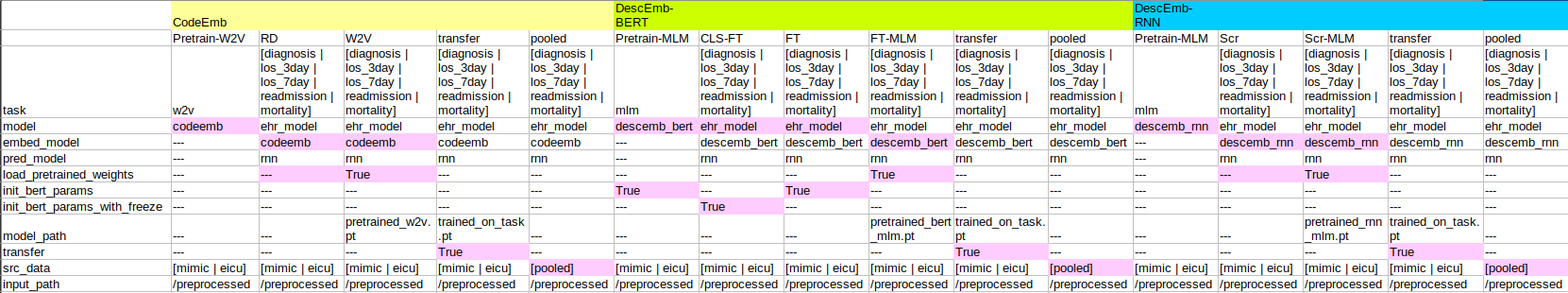
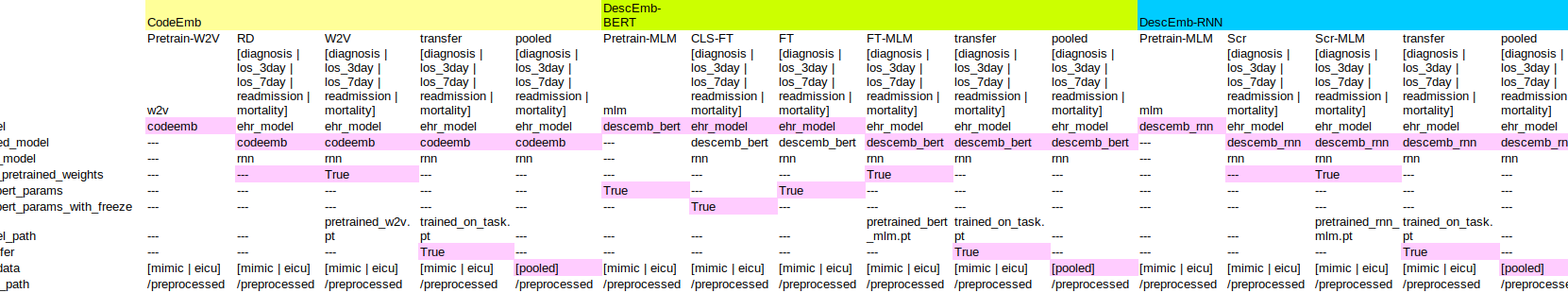
Comparing the layer stacks of the two (1568, 293) images. Changes:
added layer "Pasted Layer #1" above "Pasted Layer" over [0, 0, 1568, 293]
painted on "Pasted Layer" over [0, 0, 1568, 293]
